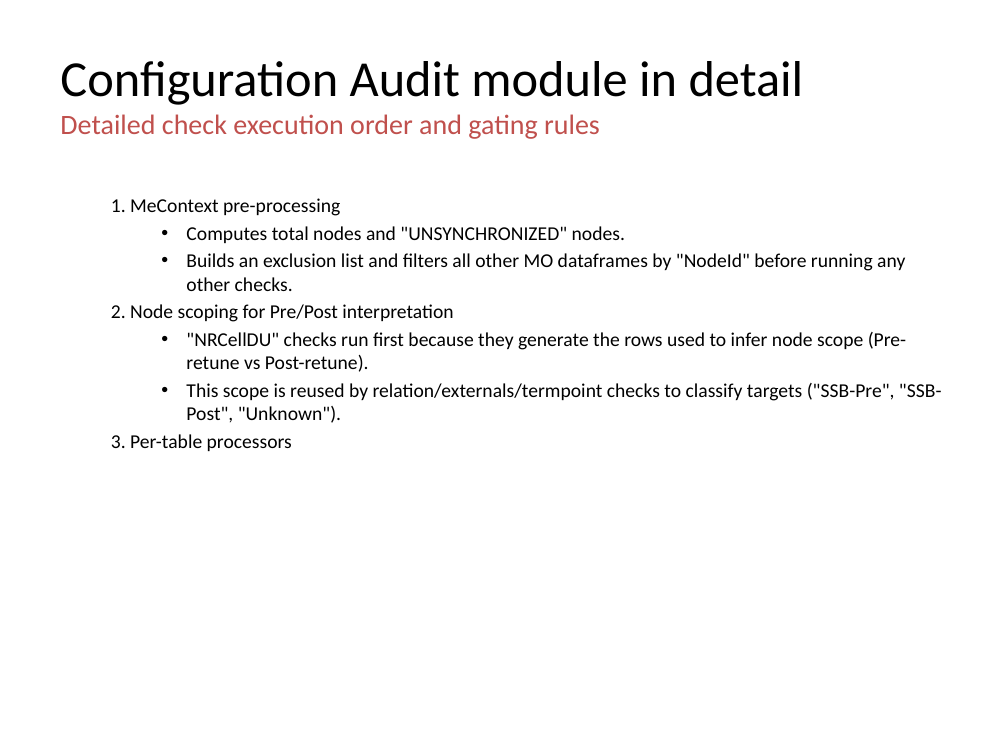
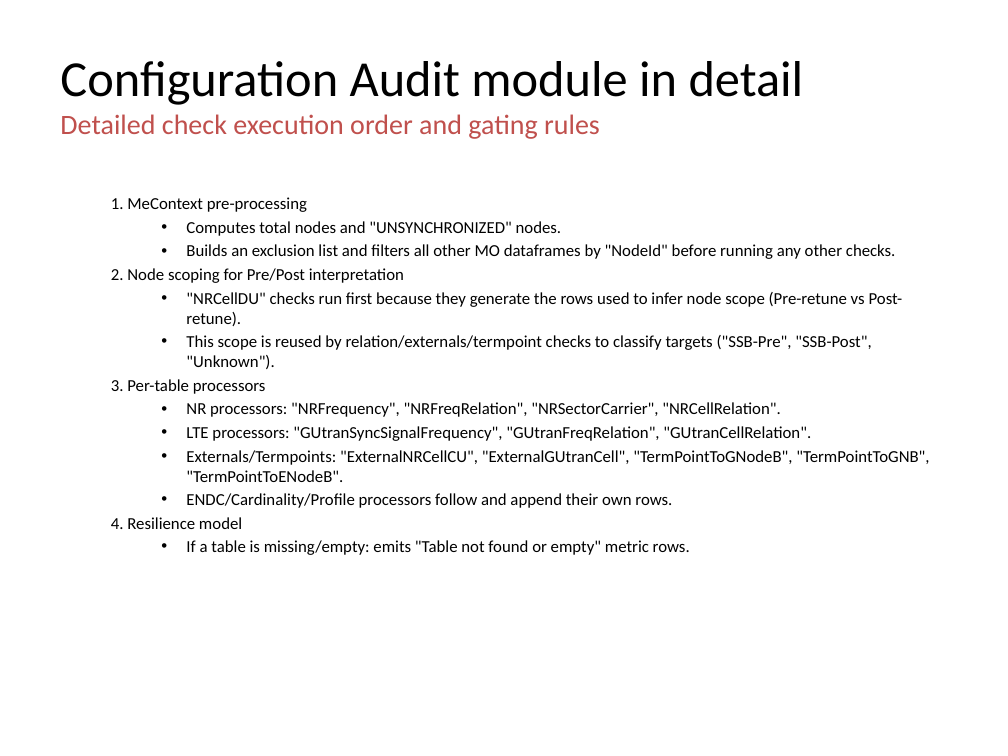
Before and after one commit to jaimetur/SSB_RetuningAutomations, a slide deck: slide 41 of help/User-Guide-SSB-Retuning-Automations-v0.7.4.pptx (slide 48 before the commit). Drawn at 1008x756 pixels with LibreOffice and Linux fonts; fonts in the diff are those of the drawing; background and template pictures are left out. Boxes give left, top, right and bottom in pixels: in the first picture for what was removed or moved away, otherwise in the second. Text is boxed around its words. In the diff, an @@ line names an element or a change of style, - is before the commit and + after.

Commit message:
- Updated Technical User Guide - Refactored tools module names

```diff
--- a/help/User-Guide-SSB-Retuning-Automations-v0.7.4.pptx
+++ b/help/User-Guide-SSB-Retuning-Automations-v0.7.4.pptx
@@ text at (x1=111, y1=197, x2=903, y2=394): size 14 to 12 pt in "1. MeContext pre-processing", "Computes total nodes and "UNSYNCHRONIZED" nodes.", "Builds an exclusion list and filters all ...", "2. Node scoping for Pre/Post interpretation" and 3 more places @@
@@ text at (x1=111, y1=402, x2=929, y2=555): paragraphs added @@
+    • NR processors: "NRFrequency", "NRFreqRelation", "NRSectorCarrier", "NRCellRelation".
+    • LTE processors: "GUtranSyncSignalFrequency", "GUtranFreqRelation", "GUtranCellRelation".
+    • Externals/Termpoints: "ExternalNRCellCU", "ExternalGUtranCell", "TermPointToGNodeB", "TermPointToGNB", "TermPointToENodeB".
+    • ENDC/Cardinality/Profile processors follow and append their own rows.
+  4. Resilience model
+    • If a table is missing/empty: emits "Table not found or empty" metric rows.
```
Also in this commit, not shown: 55 other slides changed, 8 slides removed, 11 other files.
